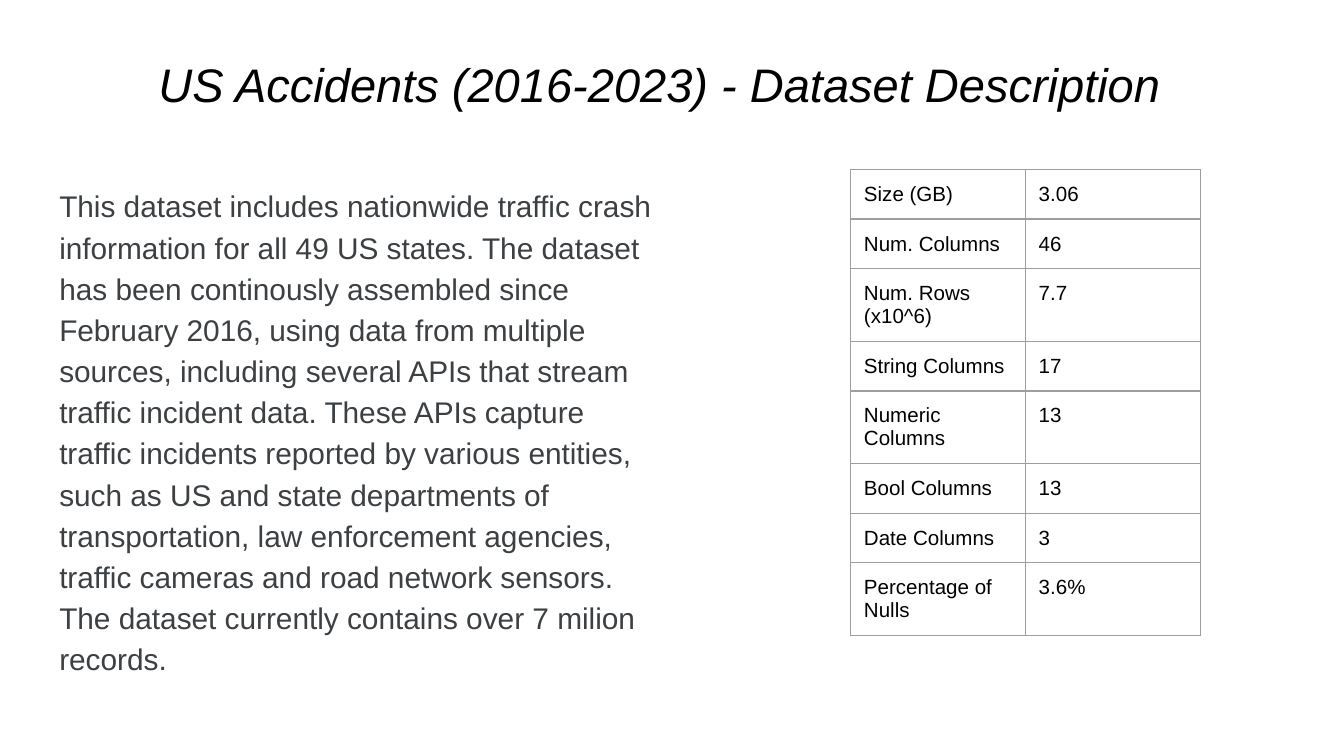
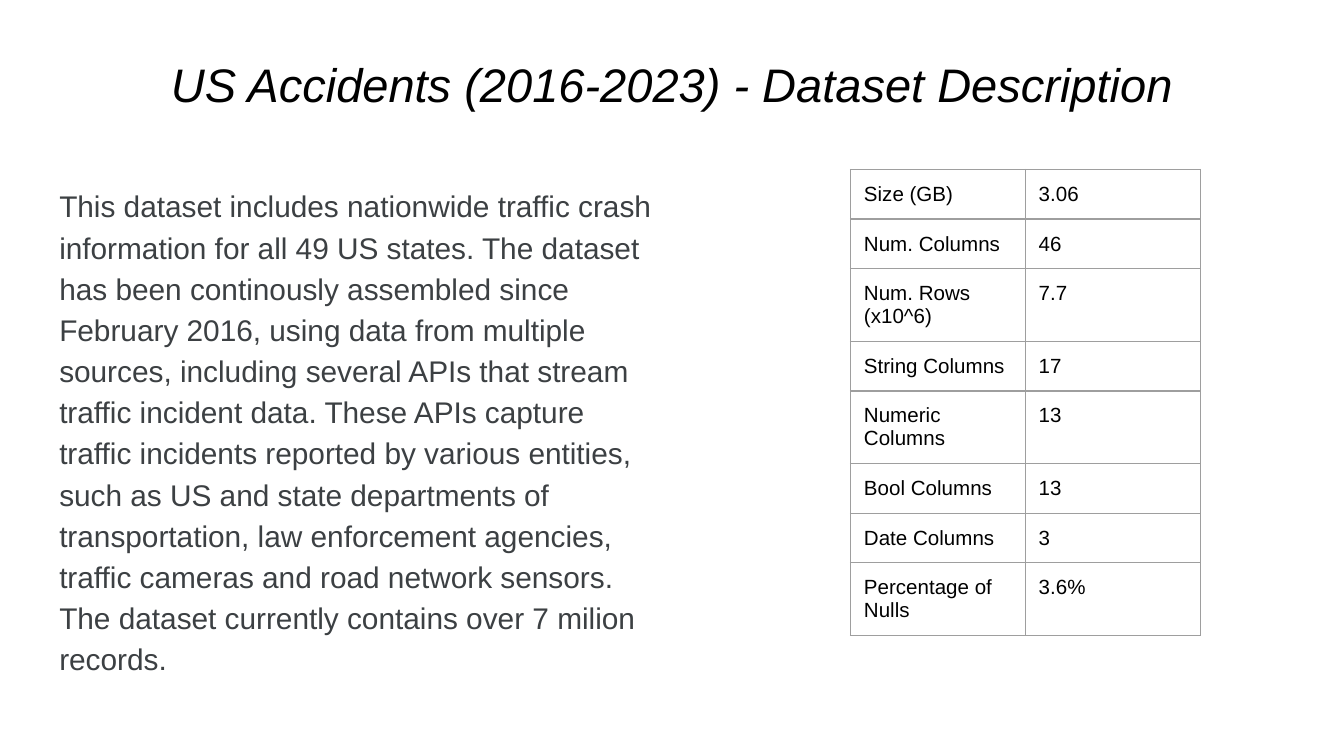
Before and after one commit to cosimop2000/BDMG-vehicle-accidents, a slide deck: slide 2 of Ferrari-Pavone-Pederzoli.pptx. Drawn at 1344x756 pixels with LibreOffice and Linux fonts; fonts in the diff are those of the drawing. Boxes give left, top, right and bottom in pixels: in the first picture for what was removed or moved away, otherwise in the second. Text is boxed around its words. In the diff, an @@ line names an element or a change of style, - is before the commit and + after.

```diff
--- a/Ferrari-Pavone-Pederzoli.pptx
+++ b/Ferrari-Pavone-Pederzoli.pptx
@@ title "US Accidents (2016-2023) - Dataset ...": place and size @@
-title "US Accidents (2016-2023) - Dataset ..." at (158, 68, 1160, 111)
+title "US Accidents (2016-2023) - Dataset ..." at (171, 68, 1172, 111)
@@ title "US Accidents (2016-2023) - Dataset ..." at (171, 68, 1172, 111): alignment left to centre @@
```
Also in this commit, not shown: 9 other slides changed, 1 slide added.
